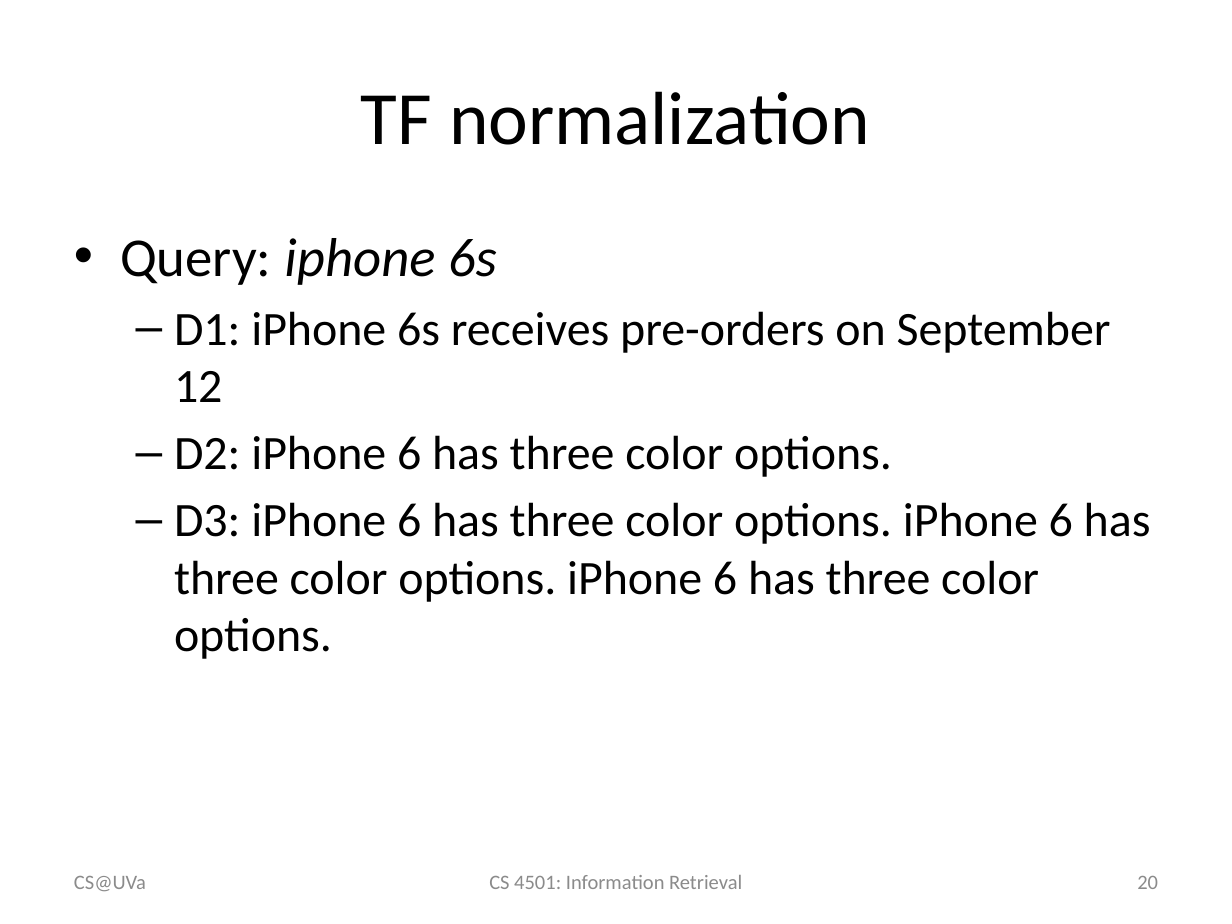
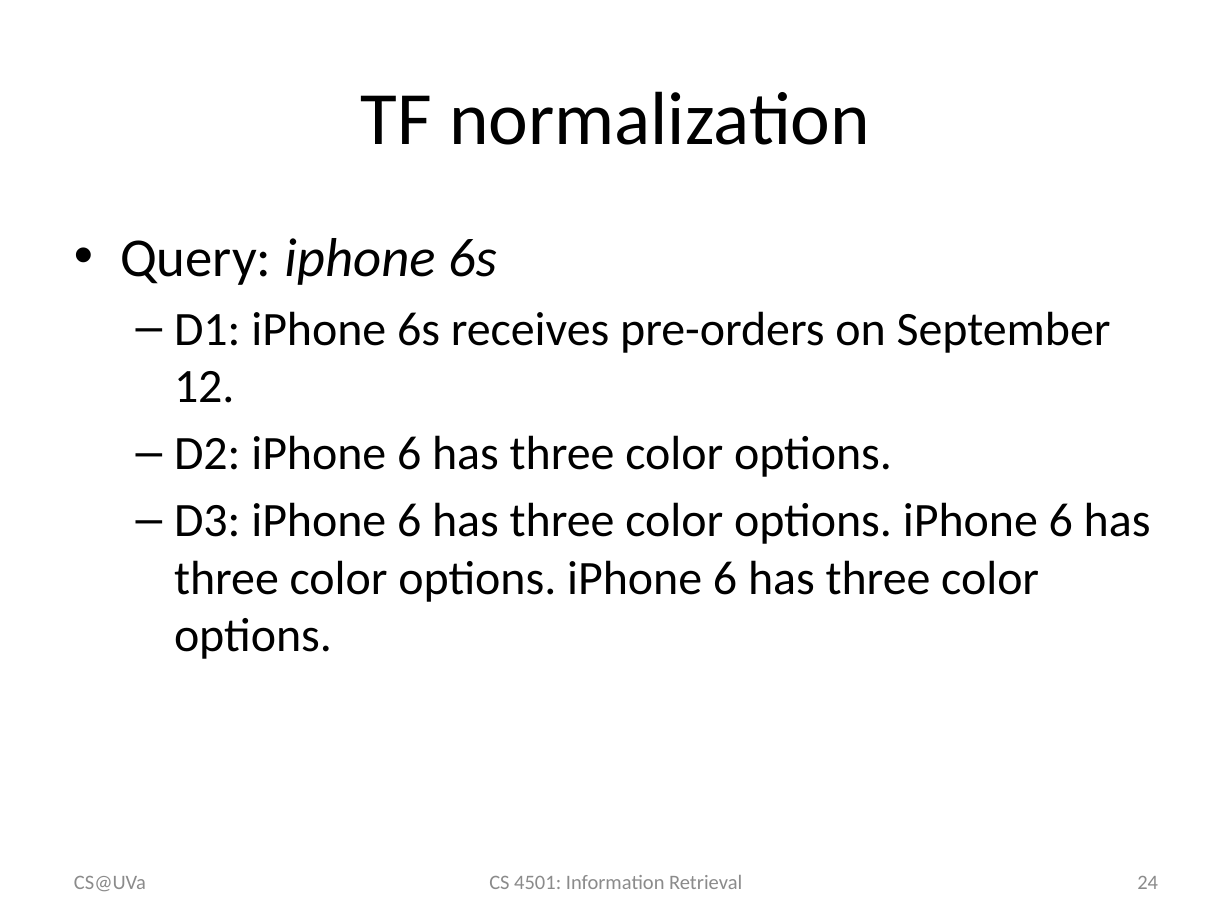
Before and after one commit to wang296/IR2015, a slide deck: slide 24 of docs/Boolean&VS model.pptx (slide 20 before the commit). Drawn at 1232x924 pixels with LibreOffice and Linux fonts; fonts in the diff are those of the drawing. Boxes give left, top, right and bottom in pixels: in the first picture for what was removed or moved away, otherwise in the second. Text is boxed around its words. In the diff, an @@ line names an element or a change of style, - is before the commit and + after.

```diff
--- a/docs/Boolean&VS model.pptx
+++ b/docs/Boolean&VS model.pptx
@@ text at <box>174,311,1111,403</box>: text changed @@
-  – D1: iPhone 6s receives pre-orders on September 12
+  – D1: iPhone 6s receives pre-orders on September 12.
@@ page number at <box>1137,876,1158,889</box>: text changed @@
-20
+24
```
Also in this commit, not shown: 3 other slides changed, 4 slides added, 4 other files.
